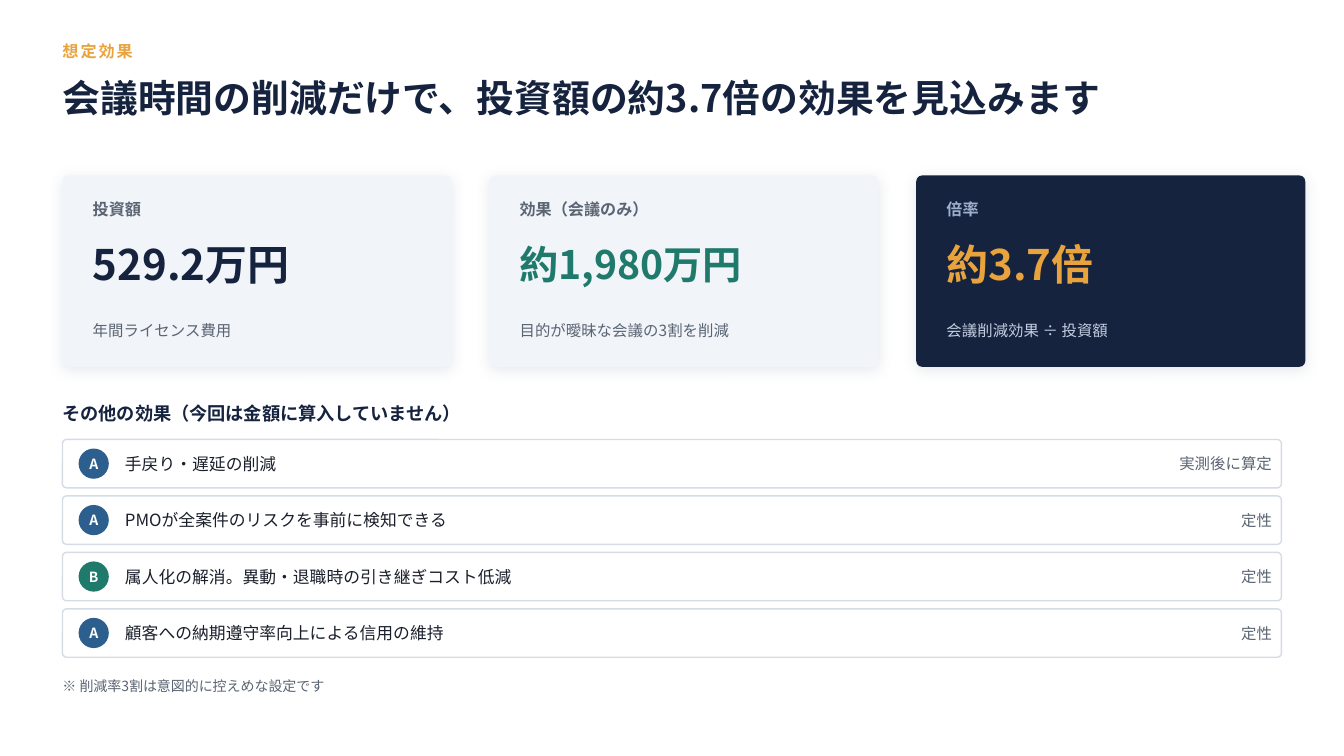
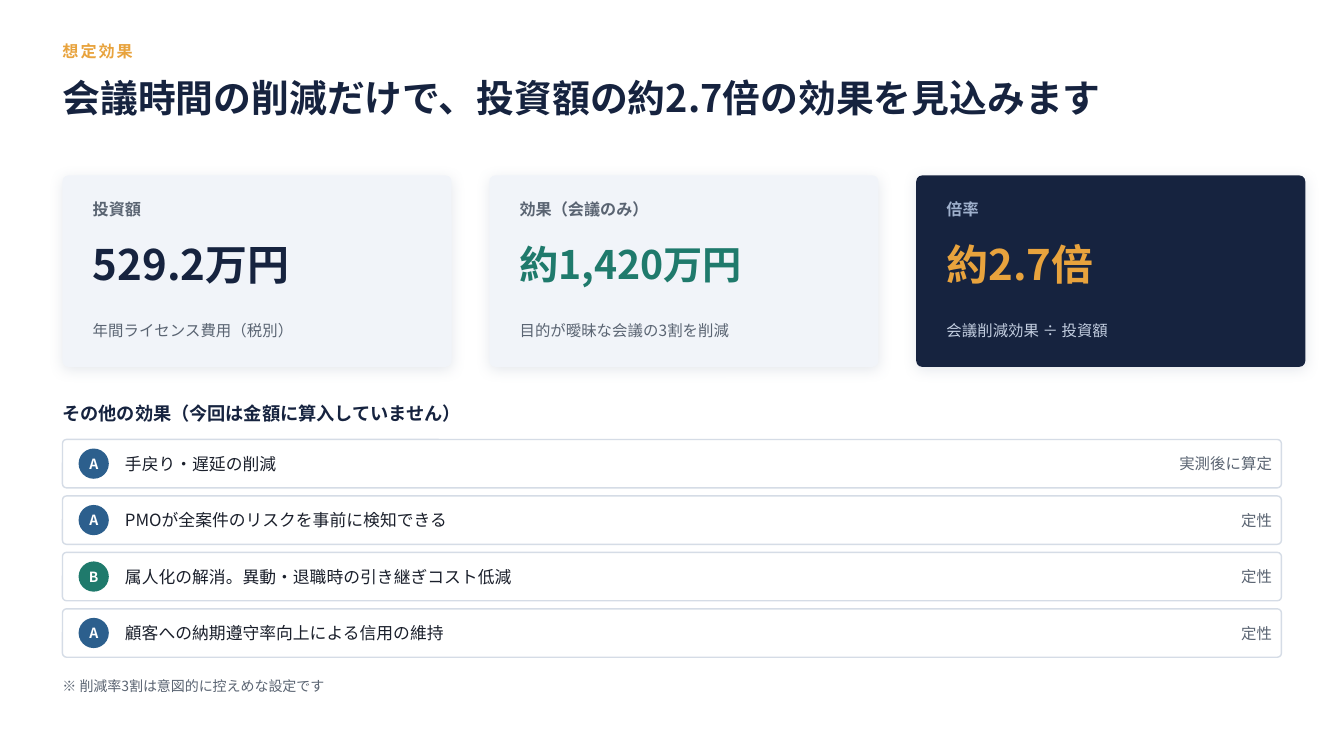
Before and after one commit to nii-d/claude-test, a slide deck: slide 22 of slides/notion-proposal.pptx. Drawn at 1344x756 pixels with LibreOffice and Linux fonts; fonts in the diff are those of the drawing. Boxes give left, top, right and bottom in pixels: in the first picture for what was removed or moved away, otherwise in the second. Text is boxed around its words. In the diff, an @@ line names an element or a change of style, - is before the commit and + after.

```diff
--- a/slides/notion-proposal.pptx
+++ b/slides/notion-proposal.pptx
@@ text at [62,79,1100,116]: text changed @@
-会議時間の削減だけで、投資額の約3.7倍の効果を見込みます
+会議時間の削減だけで、投資額の約2.7倍の効果を見込みます
@@ text at [520,245,743,287]: text changed @@
-約1,980万円
+約1,420万円
@@ text at [946,244,1093,284]: text changed @@
-約3.7倍
+約2.7倍
@@ text at [93,323,294,337]: text changed @@
-年間ライセンス費用
+年間ライセンス費用（税別）
```
Also in this commit, not shown: 8 other slides changed, 3 other files.
